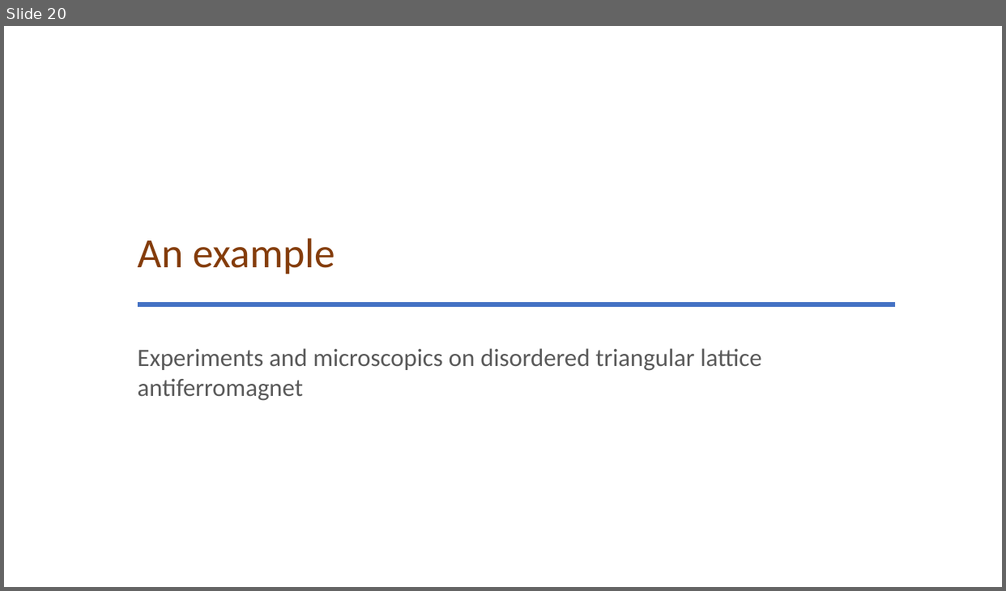
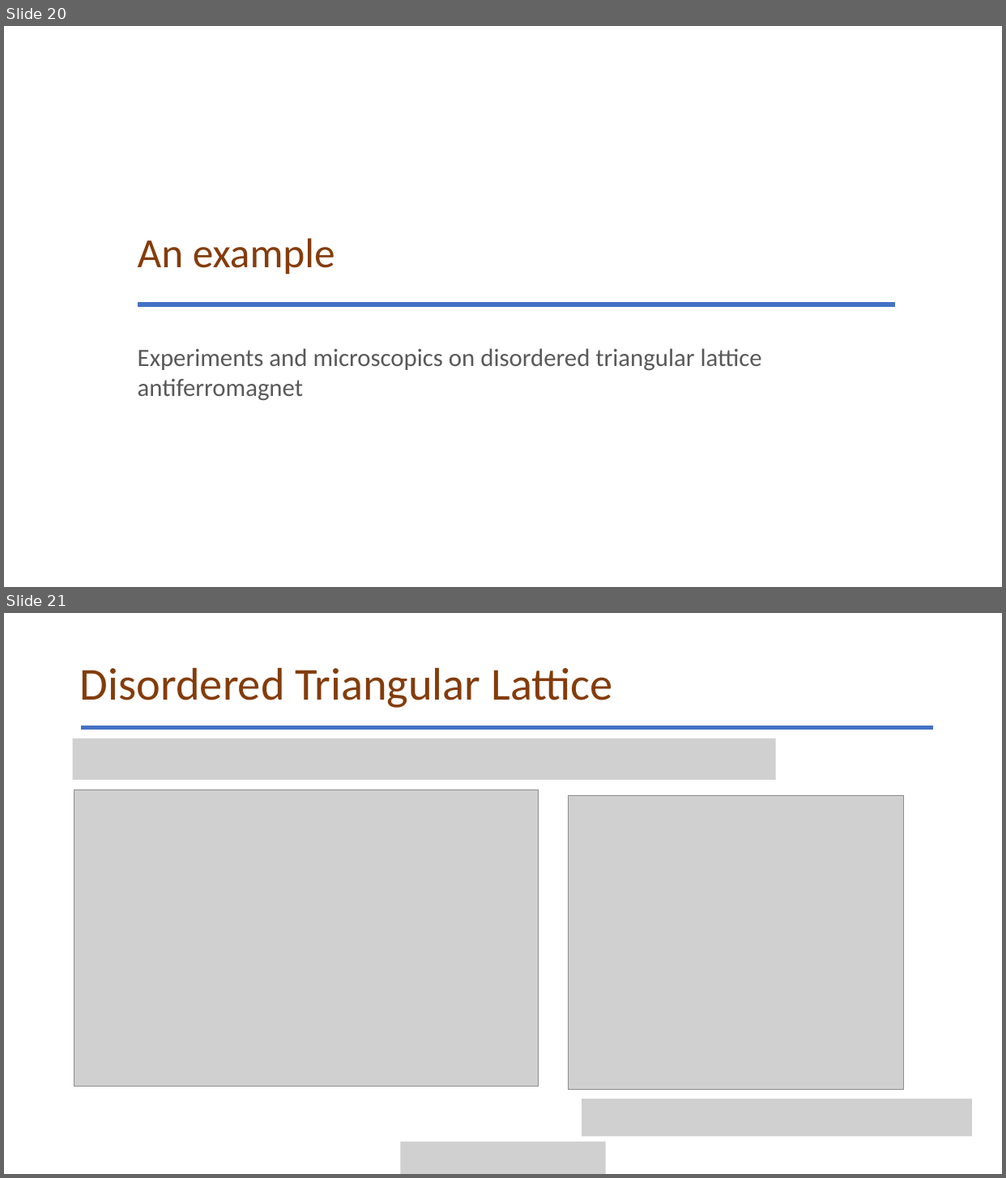
Before and after one commit to glacieant/disordered_triangular_swt, a slide deck: talk/disordered_non-collinear_magnet.pptx. Shown one above the other, each under a label of ours: slide 20 before the commit, slides 20 and 21 after it. The pictures are 1006x591 and 1006x1178 pixels, drawn with LibreOffice and Linux fonts; fonts in the diff are those of the drawing; grey boxes stand for pictures. Boxes give left, top, right and bottom in pixels: in the first picture for what was removed or moved away, otherwise in the second. Text is boxed around its words. In the diff, an @@ line names an element or a change of style, - is before the commit and + after.

```diff
--- a/talk/disordered_non-collinear_magnet.pptx
+++ b/talk/disordered_non-collinear_magnet.pptx
@@ slide 21 added at (4,613,1002,1174), background #FFFFFF @@
@@ title added at (80,667,612,708), 44 pt, text #843C0B @@
+Disordered Triangular Lattice
@@ line added from (81, 727) to (934, 727), #4472C4 4.5 pt @@
@@ picture added at (73,739,777,780) @@
@@ picture added at (74,790,539,1086) @@
@@ picture added at (568,796,904,1089) @@
@@ picture added at (582,1099,972,1136) @@
@@ picture added at (401,1142,606,1174) @@
```
Also in this commit, not shown: 6 slides changed, 4 other slides added, 5 other files.
